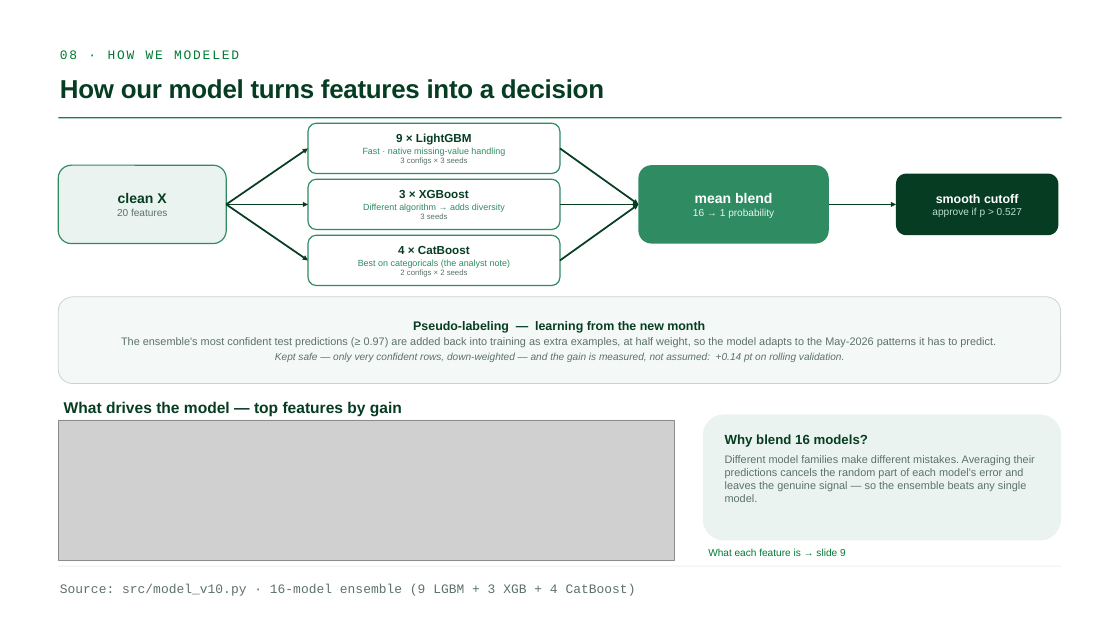
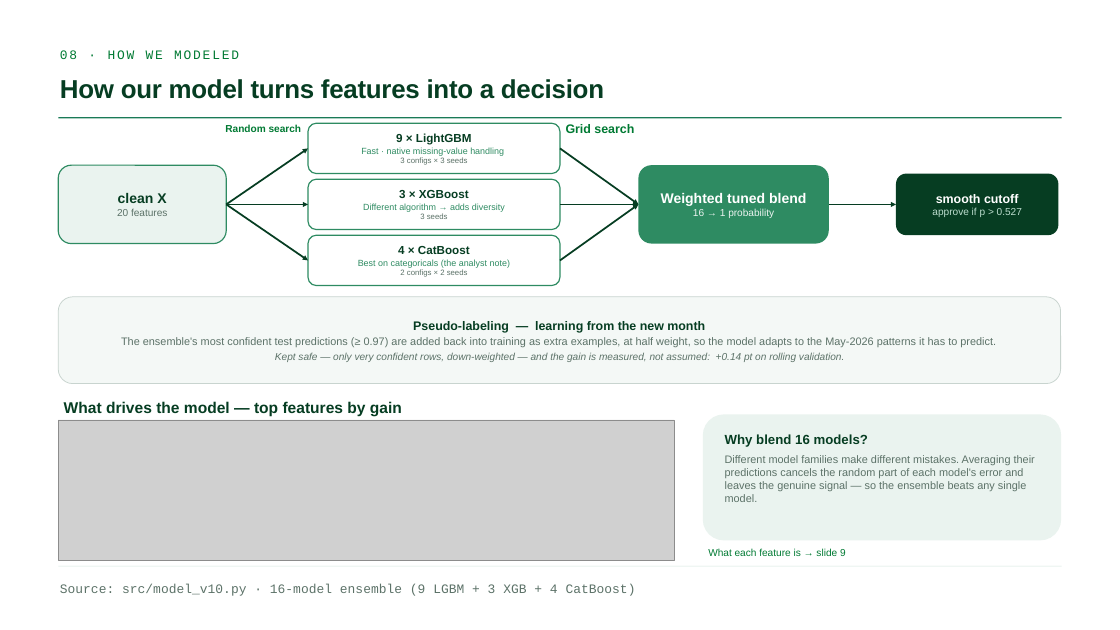
Before and after one commit to GianlucaBave/final-data-finance, a slide deck: slide 8 of presentation/Consulting_Finance_ML_Slides.pptx. Drawn at 1120x630 pixels with LibreOffice and Linux fonts; fonts in the diff are those of the drawing; grey boxes stand for pictures. Boxes give left, top, right and bottom in pixels: in the first picture for what was removed or moved away, otherwise in the second. Text is boxed around its words. In the diff, an @@ line names an element or a change of style, - is before the commit and + after.

```diff
--- a/presentation/Consulting_Finance_ML_Slides.pptx
+++ b/presentation/Consulting_Finance_ML_Slides.pptx
@@ text added at (225,124,302,132), 13 pt, text #007A33, bold @@
+Random search
@@ text added at (566,124,634,133), 16 pt, text #007A33, bold @@
+Grid search
@@ text in rounded rectangle at (661,193,806,206): text changed @@
-mean blend
+Weighted tuned blend
```
